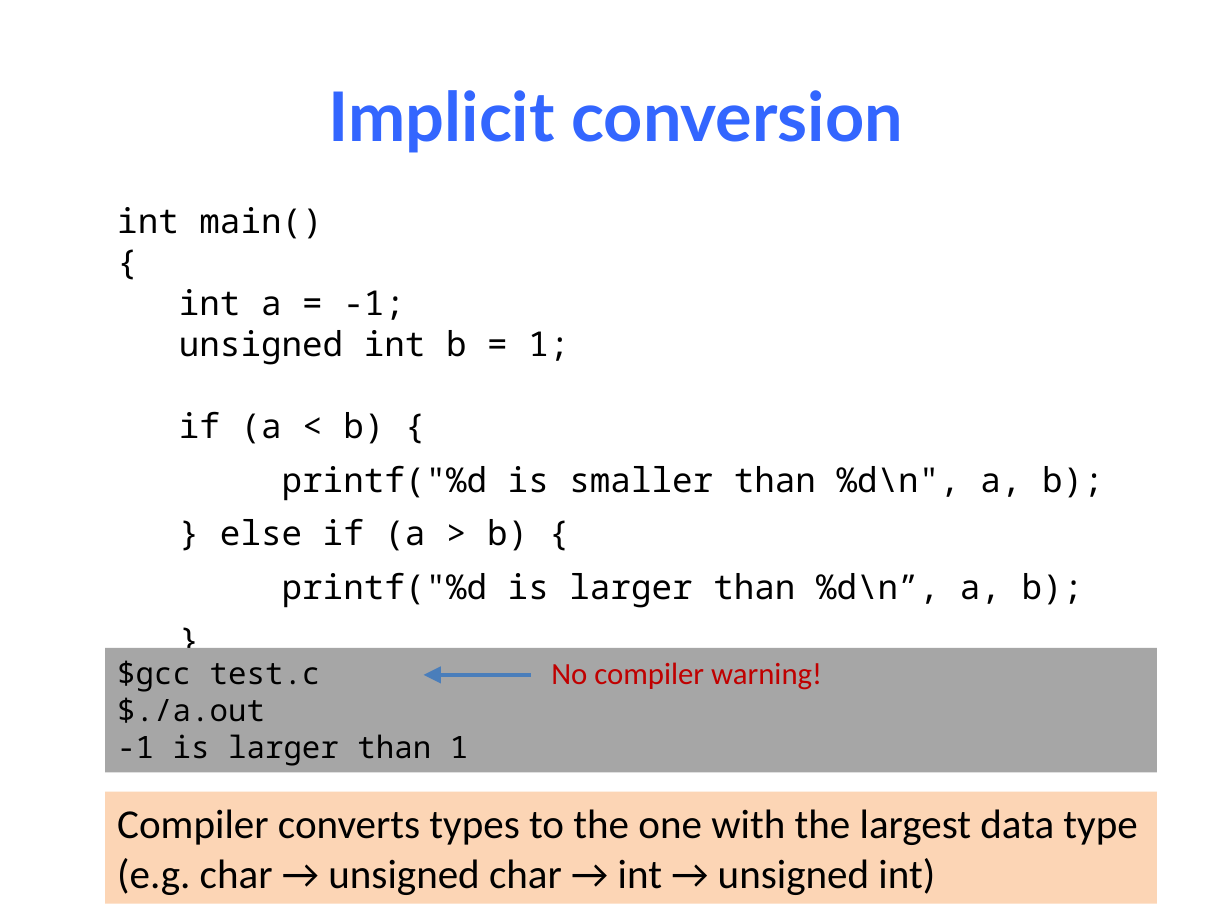
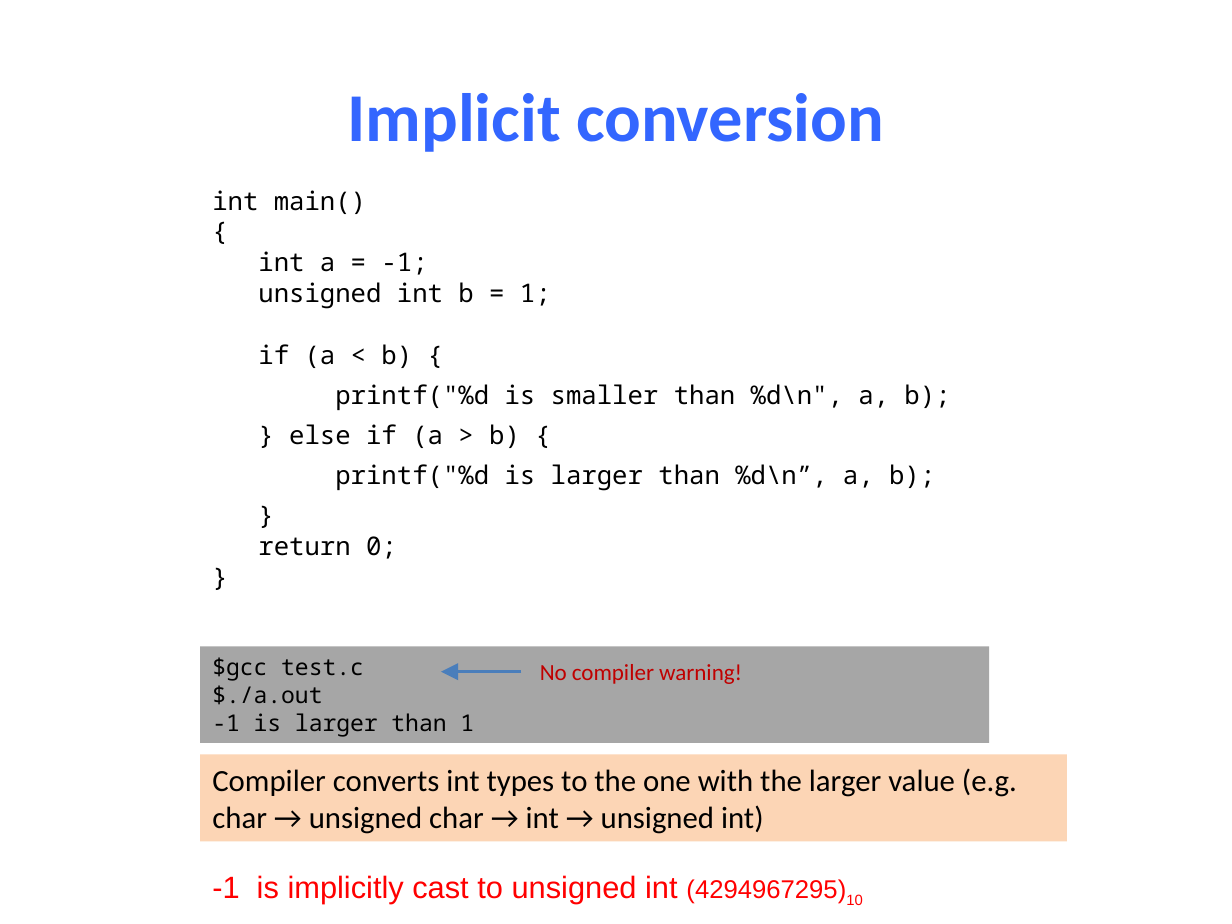
Before and after one commit to NYU-CSO/nyu-cso.github.io, a slide deck: slide 12 of notes/04-C_Basics.pptx (slide 16 before the commit). Drawn at 1232x924 pixels with LibreOffice and Linux fonts; fonts in the diff are those of the drawing. Boxes give left, top, right and bottom in pixels: in the first picture for what was removed or moved away, otherwise in the second. Text is boxed around its words. In the diff, an @@ line names an element or a change of style, - is before the commit and + after.

```diff
--- a/notes/04-C_Basics.pptx
+++ b/notes/04-C_Basics.pptx
@@ title "Implicit conversion" at box(348, 93, 884, 152): font Lato to Calibri @@
@@ text "int main()": place and size @@
-text "int main()" at box(117, 207, 1104, 703)
+text "int main()" at box(212, 190, 950, 559)
@@ text "int main()" at box(212, 190, 950, 559): size 20 to 15 pt @@
@@ rectangle "$gcc test.c" at box(200, 647, 988, 743): size 18 to 13.5 pt @@
@@ rectangle "$gcc test.c": place and size @@
-rectangle "$gcc test.c" at box(105, 648, 1157, 772)
+rectangle "$gcc test.c" at box(200, 647, 988, 743)
@@ text "No compiler warning!": place and size @@
-text "No compiler warning!" at box(551, 662, 822, 690)
+text "No compiler warning!" at box(540, 664, 742, 684)
@@ text "No compiler warning!" at box(540, 664, 742, 684): size 18 to 13.5 pt @@
@@ arrow moved from (531, 675) - (424, 675) to (521, 671) - (441, 671) @@
@@ rectangle "Compiler converts int types to ...": place and size @@
-rectangle "Compiler converts int types to ..." at box(105, 792, 1157, 904)
+rectangle "Compiler converts int types to ..." at box(200, 754, 1066, 841)
@@ text in rectangle at box(212, 768, 1017, 834): text changed; size 24 to 18 pt @@
-Compiler converts types to the one with the largest data type (e.g. char → unsigned char → int → unsigned int)
+Compiler converts int types to the one with the larger value (e.g. char → unsigned char → int → unsigned int)
@@ text added at box(212, 875, 862, 905), 18 pt, text #FF0000 @@
+-1 is implicitly cast to unsigned int (4294967295)10
```
Also in this commit, not shown: 36 other slides changed, 7 slides added, 12 slides removed, 3 other files.
